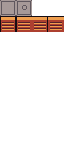
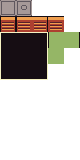
Comparing the layer stacks of the two w=80, h=160 images. Changes:
painted on "Fundo" over (0, 5, 80, 80)
